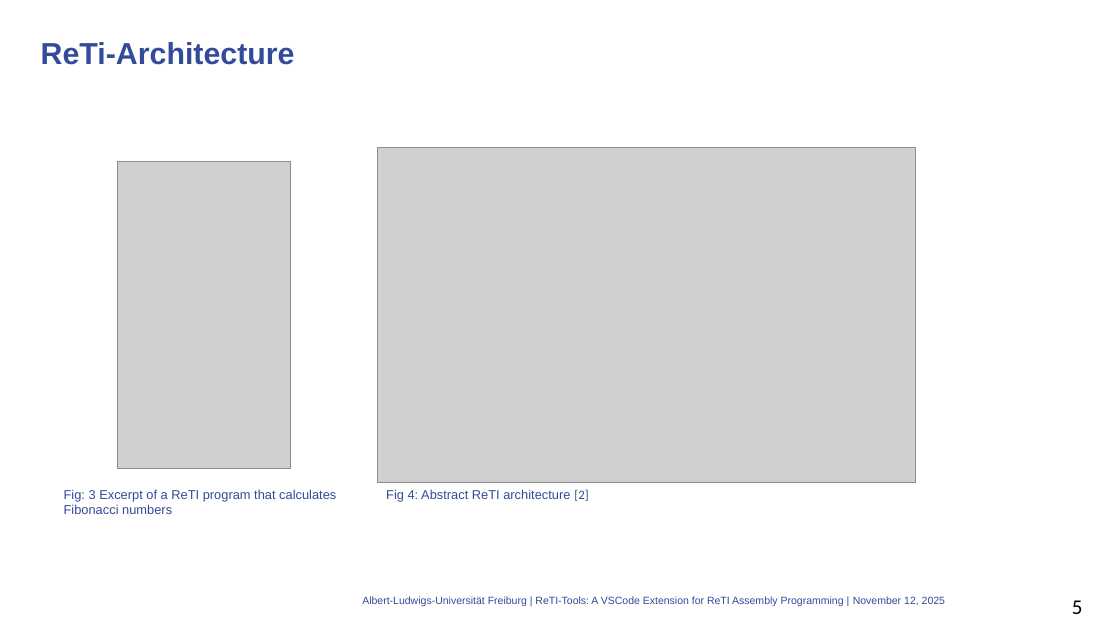
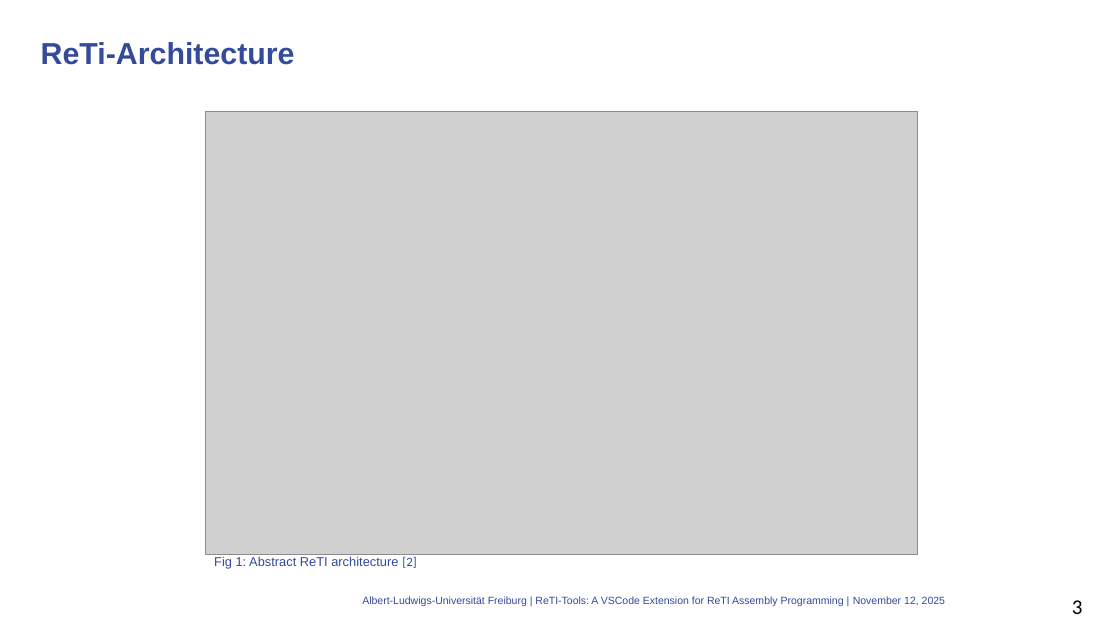
Before and after one commit to mlt279/vscode-reti, a slide deck: slide 3 of presentation/thesis/presentation_thesis.pptx (slide 5 before the commit). Drawn at 1120x630 pixels with LibreOffice and Linux fonts; fonts in the diff are those of the drawing; grey boxes stand for pictures; background and template pictures are left out. Boxes give left, top, right and bottom in pixels: in the first picture for what was removed or moved away, otherwise in the second. Text is boxed around its words. In the diff, an @@ line names an element or a change of style, - is before the commit and + after.

Commit message:
updated presentation

```diff
--- a/presentation/thesis/presentation_thesis.pptx
+++ b/presentation/thesis/presentation_thesis.pptx
@@ picture: place and size @@
-picture at box(378, 148, 916, 483)
+picture at box(206, 112, 918, 555)
@@ picture removed at box(118, 161, 291, 468) @@
@@ text removed at box(64, 489, 336, 514) @@
-Fig: 3 Excerpt of a ReTI program that calculates Fibonacci numbers
@@ text at box(214, 556, 416, 569): text changed @@
-Fig 4: Abstract ReTI architecture [2]
+Fig 1: Abstract ReTI architecture [2]
@@ page number at box(1072, 600, 1083, 614): text changed @@
-5
+3
```
Also in this commit, not shown: 13 other slides changed, 3 other files.
